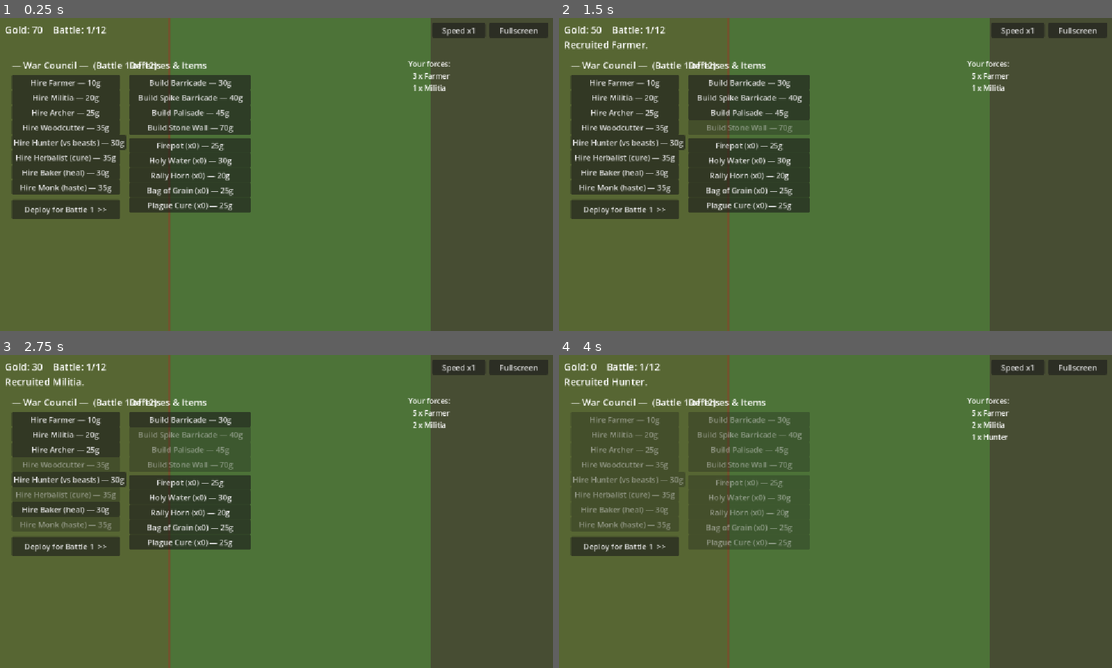
Above: before the commit, frames 1-4 (two rows, left to right).
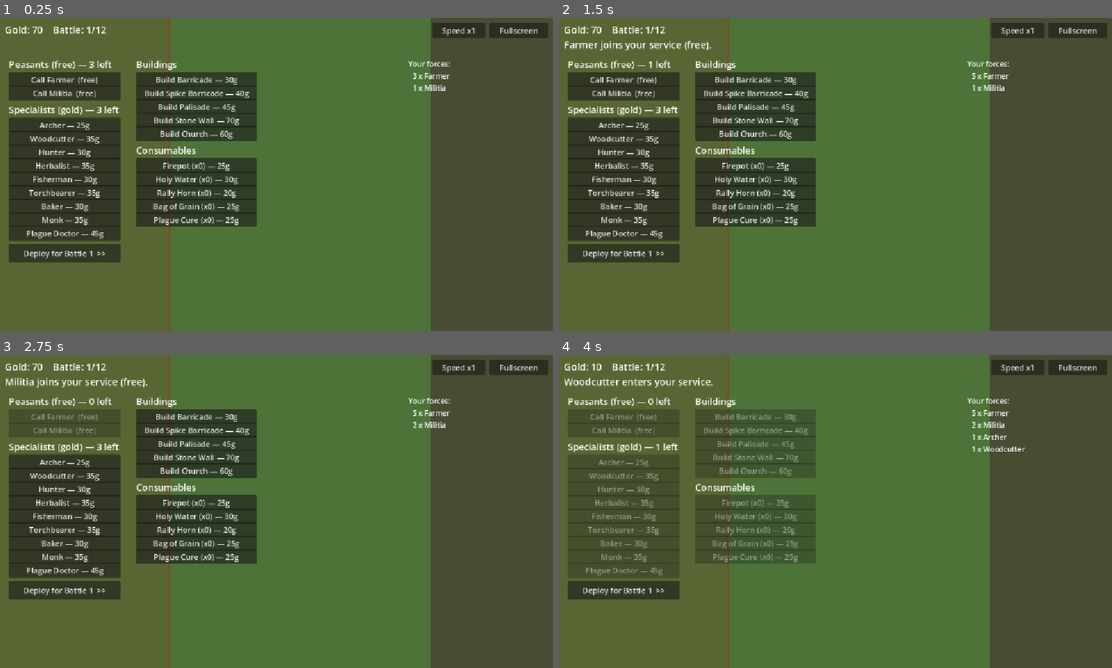
Above: after the commit, the same moments.

Repository: Jazzboy2567/protect-your-plot
Game: Godot game, scene res://Main.tscn
Same seed, same stepped clock (60 frames per second), same inputs: the game is played once before the commit and once after it.
Inputs (mouse positions are in pixels of both pictures, inside the frame that each line leads up to):
- Up to frame 1 (0.25 s): no input
- Up to frame 2 (1.5 s): click (625, 83) at 0.5 s, where only the run before the commit has a clickable "Hire Farmer — 10g"; click (625, 80) at 1.25 s, where only the run after the commit has a clickable "Call Farmer (free)"
- Up to frame 3 (2.75 s): click (66, 433) at 2 s, where only the run before the commit has a clickable "Hire Militia — 20g"
- Up to frame 4 (4 s): click (625, 461) at 2.75 s, where only the run after the commit has a clickable "Archer — 25g"; click (625, 477) at 3.5 s, where only the run after the commit has a clickable "Woodcutter — 35g"

The runs differ from the first frame. In frame 1, 13% of the frame differs, in the area x 1-47%, y 13-78%; in frame 2, 14%; in frame 3, 15%, in the area x 1-47%, y 2-78%; in frame 4, 9.0%.

Commit message:
Rework economy: recruit caps, crit relics, and a reviving Church
- Peasants join FREE but capped at 3 per 4-round cycle; specialists cost
  gold and are also capped at 3 per cycle. Buildings cost gold, uncapped.
  No more buying everything every round — real scarcity and choices.
- Relics now the Traveling Merchant's stock (every 4th battle), including
  character buffs: Keen Edge (crit), War Horn (atk speed), Swift Boots,
  Iron Rations, Hawk Eye, Berserker's Brew (dmg/HP tradeoff).
- Crit system: crit chance/mult on units, orange "!" crit numbers.
- Church building revives one fallen unit at the end of each battle.
- Shop reorganised: Peasants / Specialists / Buildings / Consumables columns.

Validated against Godot 4.7.2: seeded auto-play won the 12-battle campaign
with crit relics + church revives, no runtime errors.

Co-Authored-By: Claude Opus 4.8 <noreply@anthropic.com>

Diff:
--- a/scripts/GameData.gd
+++ b/scripts/GameData.gd
@@ -23,6 +23,7 @@
 	"spikes":     {"id":"spikes","name":"Spike Barricade","hp":150,"damage":0,"range":0,"cooldown":1.0,"speed":0,"radius":13,"cost":40,"structure":true,"color":Color(0.45,0.42,0.40)},
 	"palisade":   {"id":"palisade","name":"Palisade","hp":380,"damage":0,"range":0,"cooldown":1.0,"speed":0,"radius":15,"cost":45,"structure":true,"color":Color(0.46,0.33,0.19)},
 	"stone_wall": {"id":"stone_wall","name":"Stone Wall","hp":600,"damage":0,"range":0,"cooldown":1.0,"speed":0,"radius":16,"cost":70,"structure":true,"color":Color(0.55,0.55,0.58)},
+	"church":     {"id":"church","name":"Church","hp":300,"damage":0,"range":0,"cooldown":1.0,"speed":0,"radius":18,"cost":60,"structure":true,"color":Color(0.86,0.82,0.66)},
 
 	# --- Enemies (right side) — reddish ---
 	"sheep":       {"id":"sheep","name":"Sheep","hp":18,"damage":2,"range":6,"cooldown":1.2,"speed":45,"radius":8,"drop":3,"beast":true,"color":Color(0.90,0.90,0.90)},
--- a/scripts/Main.gd
+++ b/scripts/Main.gd
@@ -11,6 +11,12 @@
 const MAX_BATTLES := 12
 const START_ARMY := ["farmer", "farmer", "farmer", "militia"]
 const FENCE_X := 357.0
+
+# Peasants join free (capped); specialists cost gold (capped); buildings cost gold.
+const PEASANT_IDS := ["farmer", "militia"]
+const SPECIALIST_IDS := ["archer", "woodcutter", "hunter", "herbalist", "fisherman", "torchbearer", "baker", "monk", "plague_doctor"]
+const BUILDING_IDS := ["barricade", "spikes", "palisade", "stone_wall", "church"]
+const RECRUIT_CAP := 3
 
 # Run-wide passive upgrades (buy once, from the Traveling Merchant every 4th battle).
 const RELIC_DEFS := {
@@ -23,6 +29,12 @@
 	"longbows":         {"name": "Longbows (archers +range/dmg)", "cost": 45},
 	"shields":          {"name": "Shields (militia/farmer +2 armor)", "cost": 40},
 	"sharpened_axes":   {"name": "Sharpened Axes (woodcutter +8)", "cost": 40},
+	"keen_edge":        {"name": "Keen Edge (+15% crit)", "cost": 55},
+	"warhorn":          {"name": "War Horn (+15% atk speed)", "cost": 50},
+	"swift_boots":      {"name": "Swift Boots (+20% move speed)", "cost": 40},
+	"iron_rations":     {"name": "Iron Rations (+25% max HP)", "cost": 50},
+	"hawk_eye":         {"name": "Hawk Eye (ranged +30 range)", "cost": 45},
+	"berserkers_brew":  {"name": "Berserker's Brew (+40% dmg, -15% HP)", "cost": 55},
 }
 # One-use tactical items, activated during battle.
 const CONSUMABLE_DEFS := {
@@ -45,6 +57,9 @@
 
 var relics: Array = []
 var consumables: Dictionary = {}
+var peasant_recruits: int = RECRUIT_CAP
+var specialist_recruits: int = RECRUIT_CAP
+var dead_this_battle: Array = []
 
 var peasants: Array = []
 var enemies: Array = []
@@ -127,6 +142,10 @@
 func show_shop() -> void:
 	phase = Phase.SHOP
 	_despawn_all()
+	# Recruit allowances refill at the start of each 4-round cycle.
+	if battle_num % 4 == 1:
+		peasant_recruits = RECRUIT_CAP
+		specialist_recruits = RECRUIT_CAP
 	if army.is_empty():
 		army.append("farmer")
 		army.append("farmer")
@@ -148,6 +167,7 @@
 
 func begin_fight() -> void:
 	phase = Phase.BATTLE
+	dead_this_battle.clear()
 	_build_battle_ui()
 	_update_top()
 
@@ -164,6 +184,12 @@
 	for p in peasants:
 		new_army.append(p.type_id)
 	army = new_army
+
+	# A surviving Church revives one fallen unit for the next battle.
+	if "church" in army and not dead_this_battle.is_empty():
+		var revived: String = dead_this_battle[0]
+		army.append(revived)
+		info_text += "  The church revives a %s." % GameData.UNITS[revived]["name"]
 
 	battle_num += 1
 	if battle_num > MAX_BATTLES:
@@ -205,6 +231,9 @@
 	rally_time = 0.0
 	relics = []
 	consumables = {}
+	peasant_recruits = RECRUIT_CAP
+	specialist_recruits = RECRUIT_CAP
+	dead_this_battle = []
 	info_text = ""
 	show_shop()
 
@@ -264,6 +293,23 @@
 			"sharpened_axes":
 				if u.type_id == "woodcutter":
 					u.damage += 8
+			"keen_edge":
+				u.crit_chance += 0.15
+			"warhorn":
+				u.attack_cooldown /= 1.15
+			"swift_boots":
+				if not u.is_structure:
+					u.move_speed *= 1.2
+			"iron_rations":
+				u.max_hp *= 1.25
+				u.hp = u.max_hp
+			"hawk_eye":
+				if u.attack_range >= 100.0:
+					u.attack_range += 30
+			"berserkers_brew":
+				u.damage *= 1.4
+				u.max_hp *= 0.85
+				u.hp = u.max_hp
 
 func _spawn_enemies() -> void:
 	var wave := GameData.generate_wave(battle_num)
@@ -332,6 +378,8 @@
 func on_unit_died(u: Unit) -> void:
 	if u.team == 1 and phase == Phase.BATTLE:
 		gold += u.gold_drop
+	elif u.team == 0 and phase == Phase.BATTLE and not u.is_structure:
+		dead_this_battle.append(u.type_id)
 	peasants.erase(u)
 	enemies.erase(u)
 	if phase != Phase.BATTLE:
@@ -440,57 +488,61 @@
 func _build_shop_ui() -> void:
 	_clear_panel()
 
-	# ---- Left column: recruit units ----
-	var x := 30.0
-	var y := 84.0
-	_shop_header("— War Council —  (Battle %d of %d)" % [battle_num, MAX_BATTLES], x, y)
-	y += 34
-	var hires := [
-		["Farmer", "farmer"], ["Militia", "militia"], ["Archer", "archer"],
-		["Woodcutter", "woodcutter"], ["Hunter (vs beasts)", "hunter"],
-		["Herbalist (cure)", "herbalist"], ["Baker (heal)", "baker"], ["Monk (haste)", "monk"],
-	]
-	for h in hires:
-		var id: String = h[1]
+	# ---- Left column: recruits (peasants free/capped, specialists paid/capped) ----
+	var x := 24.0
+	var y := 82.0
+	_shop_header("Peasants (free) — %d left" % peasant_recruits, x, y)
+	y += 30
+	for id in PEASANT_IDS:
+		var b := _mk_button("Call %s  (free)" % GameData.UNITS[id]["name"], Vector2(x, y), Vector2(232, 26), func(): _buy(id))
+		b.disabled = peasant_recruits <= 0
+		y += 28
+	y += 8
+	_shop_header("Specialists (gold) — %d left" % specialist_recruits, x, y)
+	y += 30
+	for id in SPECIALIST_IDS:
 		var cost: int = GameData.UNITS[id]["cost"]
-		var b := _mk_button("Hire %s — %dg" % [h[0], cost], Vector2(x, y), Vector2(224, 28), func(): _buy(id))
+		var b := _mk_button("%s — %dg" % [GameData.UNITS[id]["name"], cost], Vector2(x, y), Vector2(232, 26), func(): _buy(id))
+		b.disabled = specialist_recruits <= 0 or gold < cost
+		y += 28
+	y += 10
+	_mk_button("Deploy for Battle %d  >>" % battle_num, Vector2(x, y), Vector2(232, 38), start_deploy)
+
+	# ---- Middle column: buildings + consumables ----
+	var mx := 288.0
+	var my := 82.0
+	_shop_header("Buildings", mx, my)
+	my += 30
+	for id in BUILDING_IDS:
+		var cost: int = GameData.UNITS[id]["cost"]
+		var b := _mk_button("Build %s — %dg" % [GameData.UNITS[id]["name"], cost], Vector2(mx, my), Vector2(250, 26), func(): _buy(id))
 		b.disabled = gold < cost
-		y += 31
-	y += 10
-	_mk_button("Deploy for Battle %d  >>" % battle_num, Vector2(x, y), Vector2(224, 40), start_deploy)
-
-	# ---- Middle column: items ----
-	var mx := 274.0
-	var my := 84.0
-	_shop_header("Defenses & Items", mx, my)
-	my += 34
-	for id in STRUCT_ITEMS:
-		var cost: int = GameData.UNITS[id]["cost"]
-		var b := _mk_button("Build %s — %dg" % [GameData.UNITS[id]["name"], cost], Vector2(mx, my), Vector2(252, 28), func(): _buy(id))
-		b.disabled = gold < cost
-		my += 31
-	my += 6
+		my += 28
+	my += 8
+	_shop_header("Consumables", mx, my)
+	my += 30
 	for id in CONSUMABLE_DEFS:
 		var d: Dictionary = CONSUMABLE_DEFS[id]
 		var have: int = int(consumables.get(id, 0))
-		var b := _mk_button("%s (x%d) — %dg" % [d["name"], have, d["cost"]], Vector2(mx, my), Vector2(252, 28), func(): _buy_consumable(id))
+		var b := _mk_button("%s (x%d) — %dg" % [d["name"], have, d["cost"]], Vector2(mx, my), Vector2(250, 26), func(): _buy_consumable(id))
 		b.disabled = gold < int(d["cost"])
-		my += 31
-
-	# ---- Traveling merchant (every 4th battle): relics ----
+		my += 28
+
+	# ---- Right column: merchant relics every 4th battle, else roster ----
 	if battle_num % 4 == 0:
-		my += 8
-		_shop_header("Traveling Merchant — Relics", mx, my)
-		my += 32
+		var rx := 560.0
+		var ry := 82.0
+		_shop_header("Traveling Merchant — Relics", rx, ry)
+		ry += 30
 		for id in RELIC_DEFS:
 			if id in relics:
 				continue
 			var d: Dictionary = RELIC_DEFS[id]
-			var b := _mk_button("%s — %dg" % [d["name"], d["cost"]], Vector2(mx, my), Vector2(252, 28), func(): _buy_relic(id))
+			var b := _mk_button("%s — %dg" % [d["name"], d["cost"]], Vector2(rx, ry), Vector2(310, 24), func(): _buy_relic(id))
 			b.disabled = gold < int(d["cost"])
-			my += 30
-
-	_build_roster_label()
+			ry += 26
+	else:
+		_build_roster_label()
 
 func _shop_header(text: String, x: float, y: float) -> void:
 	var l := Label.new()
@@ -586,13 +638,32 @@
 # ---------------------------------------------------------------- actions
 
 func _buy(id: String) -> void:
+	var uname: String = GameData.UNITS[id]["name"]
 	var cost: int = GameData.UNITS[id]["cost"]
-	if gold >= cost:
-		gold -= cost
-		army.append(id)
-		info_text = "Recruited %s." % GameData.UNITS[id]["name"]
-	else:
-		info_text = "Not enough gold for %s." % GameData.UNITS[id]["name"]
+	if id in PEASANT_IDS:
+		if peasant_recruits <= 0:
+			info_text = "No more peasants will join this cycle."
+		else:
+			peasant_recruits -= 1
+			army.append(id)
+			info_text = "%s joins your service (free)." % uname
+	elif id in SPECIALIST_IDS:
+		if specialist_recruits <= 0:
+			info_text = "No more specialists will join this cycle."
+		elif gold < cost:
+			info_text = "Not enough gold for %s." % uname
+		else:
+			gold -= cost
+			specialist_recruits -= 1
+			army.append(id)
+			info_text = "%s enters your service." % uname
+	else:  # building / structure
+		if gold < cost:
+			info_text = "Not enough gold for %s." % uname
+		else:
+			gold -= cost
+			army.append(id)
+			info_text = "Built %s." % uname
 	_build_shop_ui()
 	_update_top()
 
--- a/scripts/Unit.gd
+++ b/scripts/Unit.gd
@@ -33,6 +33,8 @@
 var knockback: float = 0.0
 var bonus_beast: float = 1.0          # damage multiplier vs beast enemies
 var behavior: String = ""             # "" or "diver" (target the backline)
+var crit_chance: float = 0.0          # 0..1 chance to crit
+var crit_mult: float = 1.5            # crit damage multiplier
 
 var plague_time: float = 0.0
 var plague_dps: float = 0.0
@@ -159,7 +161,10 @@
 		var dmg := damage
 		if bonus_beast > 1.0 and target.is_beast:
 			dmg *= bonus_beast
-		target.take_damage(dmg * main.damage_mult(team), pierce)
+		var is_crit := crit_chance > 0.0 and randf() < crit_chance
+		if is_crit:
+			dmg *= crit_mult
+		target.take_damage(dmg * main.damage_mult(team), pierce, is_crit)
 		if applies_plague:
 			target.infect(3.0, 4.0)
 		if applies_burn:
@@ -194,14 +199,16 @@
 		return command_point
 	return null
 
-func take_damage(amount: float, pierce_flag: bool = false) -> void:
+func take_damage(amount: float, pierce_flag: bool = false, is_crit: bool = false) -> void:
 	if _dead:
 		return
 	var dealt := amount if pierce_flag else maxf(1.0, amount - armor)
 	hp -= dealt
 	_flash = 0.12
 	if main and dealt >= 3.0:
-		main.spawn_float_text(global_position + Vector2(0, -radius - 4), str(int(round(dealt))), Color(1, 0.92, 0.45))
+		var col := Color(1, 0.5, 0.15) if is_crit else Color(1, 0.92, 0.45)
+		var txt := str(int(round(dealt))) + ("!" if is_crit else "")
+		main.spawn_float_text(global_position + Vector2(0, -radius - 4), txt, col)
 	queue_redraw()
 	if hp <= 0.0:
 		die()
